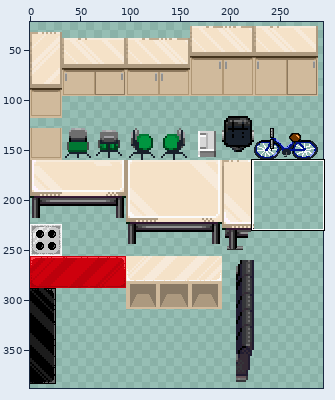
Edited in one commit: sprite sheet (tileset_own_jas.png). Above, an overview of the earlier version with the close-up marked.
Close-up. First the earlier version:
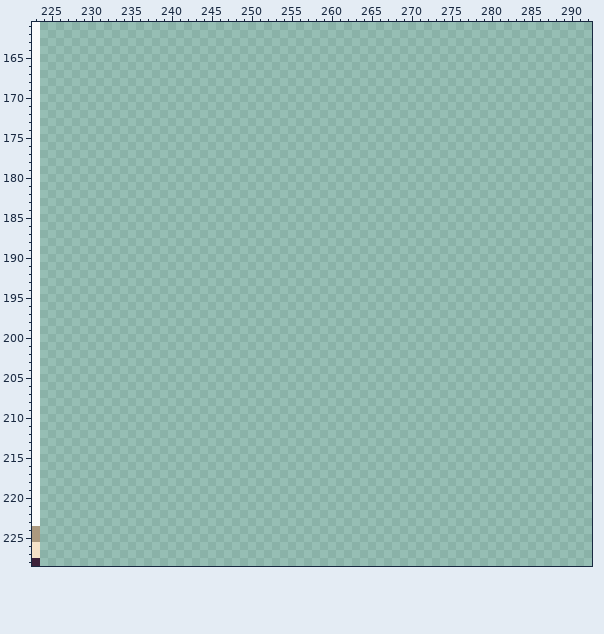
The file is 512x512 pixels. Pixels under 10% opacity are left out. Colours within 5 levels of each other are drawn and written as one. Shown: x 223..292, y 161..228. The wide view leaves out empty margins.
The same view after the edit:
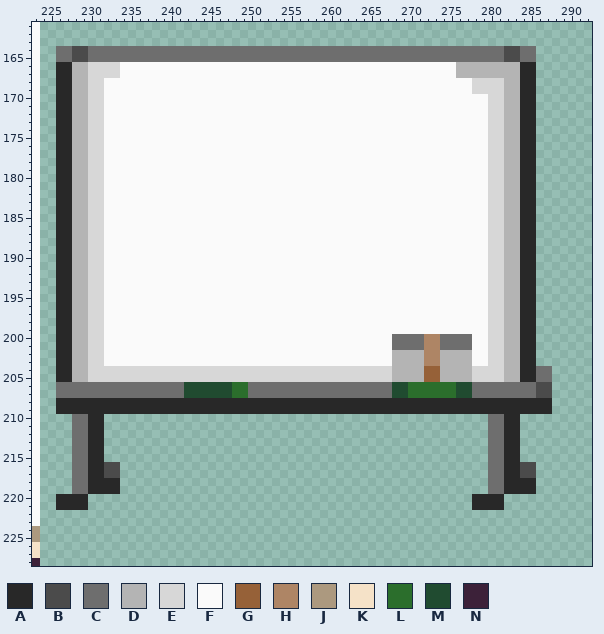
Palette (. is transparent): A #282828  B #4b4b4b  C #6e6e6e  D #b4b4b4  E #d7d7d7  F #fafafa  G #966138  H #ae8565  J #ac997f  K #f5e2c8  L #2b6e2c  M #204b30  N #3c2139
From old to new:
Changed rows in their new state; - is an unchanged pixel.
first column x 226:
164 CCBBCCCCCCCCCCCCCCCCCCCCCCCCCCCCCCCCCCCCCCCCCCCCCCCCCCCCBBCC--
165 CCBBCCCCCCCCCCCCCCCCCCCCCCCCCCCCCCCCCCCCCCCCCCCCCCCCCCCCBBCC--
166 AADDEEEEFFFFFFFFFFFFFFFFFFFFFFFFFFFFFFFFFFFFFFFFFFDDDDDDDDAA--
167 AADDEEEEFFFFFFFFFFFFFFFFFFFFFFFFFFFFFFFFFFFFFFFFFFDDDDDDDDAA--
168 AADDEEFFFFFFFFFFFFFFFFFFFFFFFFFFFFFFFFFFFFFFFFFFFFFFEEEEDDAA--
169 AADDEEFFFFFFFFFFFFFFFFFFFFFFFFFFFFFFFFFFFFFFFFFFFFFFEEEEDDAA--
170 AADDEEFFFFFFFFFFFFFFFFFFFFFFFFFFFFFFFFFFFFFFFFFFFFFFFFEEDDAA--
171 AADDEEFFFFFFFFFFFFFFFFFFFFFFFFFFFFFFFFFFFFFFFFFFFFFFFFEEDDAA--
172 AADDEEFFFFFFFFFFFFFFFFFFFFFFFFFFFFFFFFFFFFFFFFFFFFFFFFEEDDAA--
173 AADDEEFFFFFFFFFFFFFFFFFFFFFFFFFFFFFFFFFFFFFFFFFFFFFFFFEEDDAA--
174 AADDEEFFFFFFFFFFFFFFFFFFFFFFFFFFFFFFFFFFFFFFFFFFFFFFFFEEDDAA--
175 AADDEEFFFFFFFFFFFFFFFFFFFFFFFFFFFFFFFFFFFFFFFFFFFFFFFFEEDDAA--
176 AADDEEFFFFFFFFFFFFFFFFFFFFFFFFFFFFFFFFFFFFFFFFFFFFFFFFEEDDAA--
177 AADDEEFFFFFFFFFFFFFFFFFFFFFFFFFFFFFFFFFFFFFFFFFFFFFFFFEEDDAA--
178 AADDEEFFFFFFFFFFFFFFFFFFFFFFFFFFFFFFFFFFFFFFFFFFFFFFFFEEDDAA--
179 AADDEEFFFFFFFFFFFFFFFFFFFFFFFFFFFFFFFFFFFFFFFFFFFFFFFFEEDDAA--
180 AADDEEFFFFFFFFFFFFFFFFFFFFFFFFFFFFFFFFFFFFFFFFFFFFFFFFEEDDAA--
181 AADDEEFFFFFFFFFFFFFFFFFFFFFFFFFFFFFFFFFFFFFFFFFFFFFFFFEEDDAA--
182 AADDEEFFFFFFFFFFFFFFFFFFFFFFFFFFFFFFFFFFFFFFFFFFFFFFFFEEDDAA--
183 AADDEEFFFFFFFFFFFFFFFFFFFFFFFFFFFFFFFFFFFFFFFFFFFFFFFFEEDDAA--
184 AADDEEFFFFFFFFFFFFFFFFFFFFFFFFFFFFFFFFFFFFFFFFFFFFFFFFEEDDAA--
185 AADDEEFFFFFFFFFFFFFFFFFFFFFFFFFFFFFFFFFFFFFFFFFFFFFFFFEEDDAA--
186 AADDEEFFFFFFFFFFFFFFFFFFFFFFFFFFFFFFFFFFFFFFFFFFFFFFFFEEDDAA--
187 AADDEEFFFFFFFFFFFFFFFFFFFFFFFFFFFFFFFFFFFFFFFFFFFFFFFFEEDDAA--
188 AADDEEFFFFFFFFFFFFFFFFFFFFFFFFFFFFFFFFFFFFFFFFFFFFFFFFEEDDAA--
189 AADDEEFFFFFFFFFFFFFFFFFFFFFFFFFFFFFFFFFFFFFFFFFFFFFFFFEEDDAA--
190 AADDEEFFFFFFFFFFFFFFFFFFFFFFFFFFFFFFFFFFFFFFFFFFFFFFFFEEDDAA--
191 AADDEEFFFFFFFFFFFFFFFFFFFFFFFFFFFFFFFFFFFFFFFFFFFFFFFFEEDDAA--
192 AADDEEFFFFFFFFFFFFFFFFFFFFFFFFFFFFFFFFFFFFFFFFFFFFFFFFEEDDAA--
193 AADDEEFFFFFFFFFFFFFFFFFFFFFFFFFFFFFFFFFFFFFFFFFFFFFFFFEEDDAA--
194 AADDEEFFFFFFFFFFFFFFFFFFFFFFFFFFFFFFFFFFFFFFFFFFFFFFFFEEDDAA--
195 AADDEEFFFFFFFFFFFFFFFFFFFFFFFFFFFFFFFFFFFFFFFFFFFFFFFFEEDDAA--
196 AADDEEFFFFFFFFFFFFFFFFFFFFFFFFFFFFFFFFFFFFFFFFFFFFFFFFEEDDAA--
197 AADDEEFFFFFFFFFFFFFFFFFFFFFFFFFFFFFFFFFFFFFFFFFFFFFFFFEEDDAA--
198 AADDEEFFFFFFFFFFFFFFFFFFFFFFFFFFFFFFFFFFFFFFFFFFFFFFFFEEDDAA--
199 AADDEEFFFFFFFFFFFFFFFFFFFFFFFFFFFFFFFFFFFFFFFFFFFFFFFFEEDDAA--
200 AADDEEFFFFFFFFFFFFFFFFFFFFFFFFFFFFFFFFFFFFCCCCHHCCCCFFEEDDAA--
201 AADDEEFFFFFFFFFFFFFFFFFFFFFFFFFFFFFFFFFFFFCCCCHHCCCCFFEEDDAA--
202 AADDEEFFFFFFFFFFFFFFFFFFFFFFFFFFFFFFFFFFFFDDDDHHDDDDFFEEDDAA--
203 AADDEEFFFFFFFFFFFFFFFFFFFFFFFFFFFFFFFFFFFFDDDDHHDDDDFFEEDDAA--
204 AADDEEEEEEEEEEEEEEEEEEEEEEEEEEEEEEEEEEEEEEDDDDGGDDDDEEEEDDAACC
205 AADDEEEEEEEEEEEEEEEEEEEEEEEEEEEEEEEEEEEEEEDDDDGGDDDDEEEEDDAACC
206 CCCCCCCCCCCCCCCCMMMMMMLLCCCCCCCCCCCCCCCCCCMMLLLLLLMMCCCCCCCCBB
207 CCCCCCCCCCCCCCCCMMMMMMLLCCCCCCCCCCCCCCCCCCMMLLLLLLMMCCCCCCCCBB
208 AAAAAAAAAAAAAAAAAAAAAAAAAAAAAAAAAAAAAAAAAAAAAAAAAAAAAAAAAAAAAA
209 AAAAAAAAAAAAAAAAAAAAAAAAAAAAAAAAAAAAAAAAAAAAAAAAAAAAAAAAAAAAAA
210 --CCAA------------------------------------------------CCAA----
211 --CCAA------------------------------------------------CCAA----
212 --CCAA------------------------------------------------CCAA----
213 --CCAA------------------------------------------------CCAA----
214 --CCAA------------------------------------------------CCAA----
215 --CCAA------------------------------------------------CCAA----
216 --CCAABB----------------------------------------------CCAABB--
217 --CCAABB----------------------------------------------CCAABB--
218 --CCAAAA----------------------------------------------CCAAAA--
219 --CCAAAA----------------------------------------------CCAAAA--
220 AAAA------------------------------------------------AAAA------
221 AAAA------------------------------------------------AAAA------
